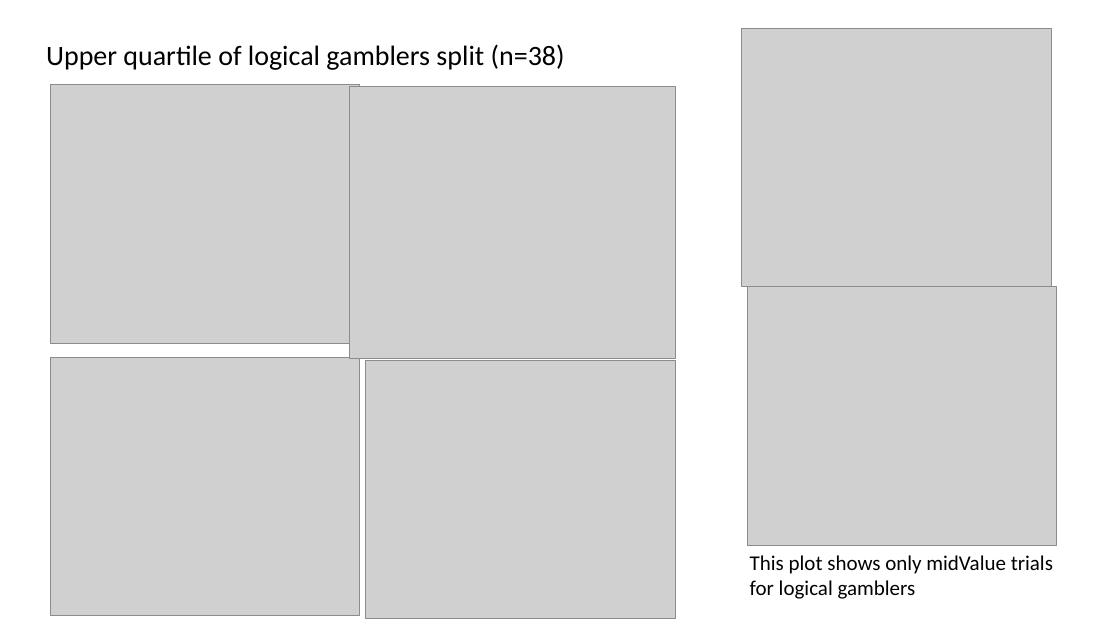
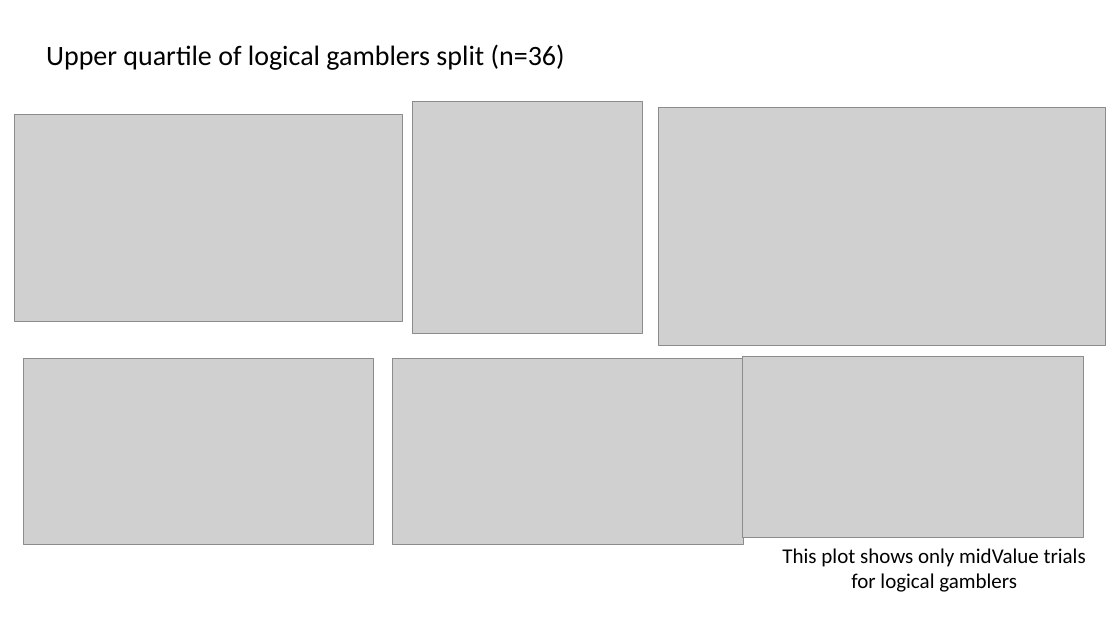
Before and after one commit to gpagnier/rampAnalysis, a slide deck: slide 29 of ShenhavLabMeeting10.29.pptx (slide 23 before the commit). Drawn at 1120x630 pixels with LibreOffice and Linux fonts; fonts in the diff are those of the drawing; grey boxes stand for pictures. Boxes give left, top, right and bottom in pixels: in the first picture for what was removed or moved away, otherwise in the second. Text is boxed around its words. In the diff, an @@ line names an element or a change of style, - is before the commit and + after.

```diff
--- a/ShenhavLabMeeting10.29.pptx
+++ b/ShenhavLabMeeting10.29.pptx
@@ picture removed at [742,29,1052,287] @@
@@ title at [46,44,565,70]: text changed @@
-Upper quartile of logical gamblers split (n=38)
+Upper quartile of logical gamblers split (n=36)
@@ picture: place and size @@
-picture at [50,85,360,344]
+picture at [14,114,402,321]
@@ picture: place and size @@
-picture at [350,87,676,359]
+picture at [413,102,643,333]
@@ picture added at [659,108,1106,345] @@
@@ picture: place and size @@
-picture at [50,357,360,616]
+picture at [24,358,374,544]
@@ picture: place and size @@
-picture at [365,360,676,619]
+picture at [393,358,744,544]
@@ picture: place and size @@
-picture at [747,287,1057,546]
+picture at [743,356,1083,538]
@@ text "This plot shows only midValue ...": place and size @@
-text "This plot shows only midValue ..." at [750,555,1053,599]
+text "This plot shows only midValue ..." at [782,548,1086,592]
@@ text "This plot shows only midValue ..." at [782,548,1086,592]: alignment left to centre @@
```
Also in this commit, not shown: 14 other slides changed, 14 slides added, 5 slides removed, 2 other files.
